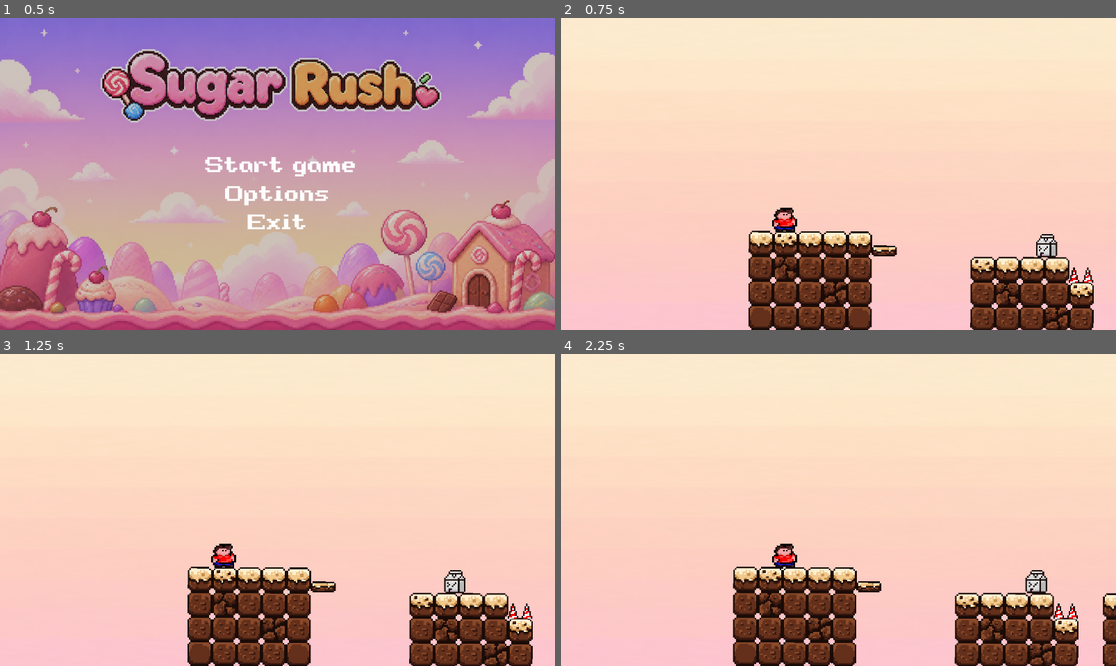
Above: before the commit, frames 1-4 (two rows, left to right).
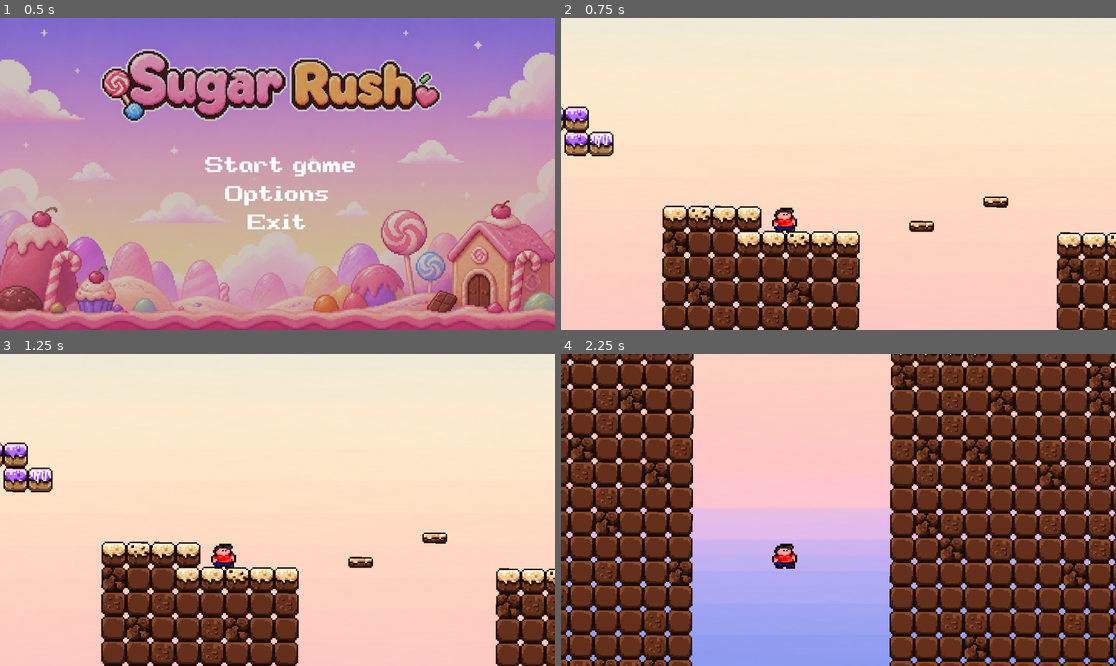
Above: after the commit, the same moments.

Repository: Barnir13/SugarRush
Game: Godot game, scene res://Assets/Scenes/main_menu.tscn
The game is run twice, just before and just after one commit, with the same random seed, the same clock (stepped at 60 frames per second) and the same inputs.
Inputs:
- Up to frame 1 (0.5 s): no input
- Up to frame 2 (0.75 s): click "Start game" at 0.5 s
- Up to frame 3 (1.25 s): no input
- Up to frame 4 (2.25 s): hold Space (jump) 1.28-2.03 s; hold D (move_right) from 1.28 s (still down); tap E (open_use) at 2.1 s

Frame 1 is identical in both runs. In frame 2, 19% of the frame differs, in the area x 0-100%, y 28-100%; in frame 3, 19%; in frame 4, 89%, in the area x 0-100%, y 0-100%.

Commit message:
New enemy added + small changes
Added new 'Turret' enemy still in "Beta" it is not part of the .exe.
I have modified TESTS.md
Added jump and powerup sound

Diff:
--- a/Assets/Scenes/Areas/map_1.tscn
+++ b/Assets/Scenes/Areas/map_1.tscn
@@ -16,71 +16,73 @@
 [ext_resource type="PackedScene" uid="uid://bffjoepv1lh2w" path="res://Assets/Scenes/chekcpoint.tscn" id="12_aqxam"]
 [ext_resource type="PackedScene" uid="uid://rpy67qkxjvqu" path="res://Assets/Scenes/chest.tscn" id="12_wp53d"]
 [ext_resource type="PackedScene" uid="uid://dou1g41a56svu" path="res://Assets/Scenes/waffle.tscn" id="13_ycan5"]
-
-[sub_resource type="Curve2D" id="Curve2D_ip0as"]
+[ext_resource type="PackedScene" uid="uid://c4wrngk1snhw7" path="res://Assets/Scenes/chocolate.tscn" id="14_yxbg1"]
+[ext_resource type="PackedScene" uid="uid://bnbjx8i3818vt" path="res://Assets/Scenes/bullet.tscn" id="15_ciglb"]
+
+[sub_resource type="Curve2D" id="Curve2D_yxbg1"]
 resource_local_to_scene = true
 _data = {
 "points": PackedVector2Array(0, 0, 0, 0, 365.92822, 240.61574, 0, 0, 0, 0, 296.96338, 260.2569)
 }
 point_count = 2
 
-[sub_resource type="Curve2D" id="Curve2D_8jifc"]
+[sub_resource type="Curve2D" id="Curve2D_ciglb"]
 resource_local_to_scene = true
 _data = {
 "points": PackedVector2Array(0, 0, 0, 0, 359.5008, 241.71457, 0, 0, 0, 0, 422.5896, 254.99301)
 }
 point_count = 2
 
-[sub_resource type="Curve2D" id="Curve2D_yxbg1"]
+[sub_resource type="Curve2D" id="Curve2D_ars06"]
 resource_local_to_scene = true
 _data = {
 "points": PackedVector2Array(0, 0, 0, 0, 359.5008, 241.71457, 0, 0, 0, 0, 358.81067, 304.96582)
 }
 point_count = 2
 
-[sub_resource type="Curve2D" id="Curve2D_ciglb"]
+[sub_resource type="Curve2D" id="Curve2D_tuvin"]
 resource_local_to_scene = true
 _data = {
 "points": PackedVector2Array(0, 0, 0, 0, 326.0974, 238.42465, 0, 0, 0, 0, 276.66028, 238.16489)
 }
 point_count = 2
 
-[sub_resource type="Curve2D" id="Curve2D_ars06"]
+[sub_resource type="Curve2D" id="Curve2D_h1t0x"]
 resource_local_to_scene = true
 _data = {
 "points": PackedVector2Array(0, 0, 0, 0, 332.1692, 255, 0, 0, 0, 0, 451.3811, 254.738)
 }
 point_count = 2
 
-[sub_resource type="Curve2D" id="Curve2D_tuvin"]
+[sub_resource type="Curve2D" id="Curve2D_pip7x"]
 resource_local_to_scene = true
 _data = {
 "points": PackedVector2Array(0, 0, 0, 0, 190.43115, 255.98431, 0, 0, 0, 0, 241.55566, 95.95674)
 }
 point_count = 2
 
-[sub_resource type="Curve2D" id="Curve2D_h1t0x"]
+[sub_resource type="Curve2D" id="Curve2D_l01qq"]
 resource_local_to_scene = true
 _data = {
 "points": PackedVector2Array(0, 0, 0, 0, 195.91504, 257, 0, 0, 0, 0, 117.808105, 293)
 }
 point_count = 2
 
-[sub_resource type="Curve2D" id="Curve2D_pip7x"]
+[sub_resource type="Curve2D" id="Curve2D_g0jn2"]
 resource_local_to_scene = true
 _data = {
 "points": PackedVector2Array(0, 0, 0, 0, 292.042, 289.55807, 0, 0, 0, 0, 421.10815, 277.13147)
 }
 point_count = 2
 
-[sub_resource type="Curve2D" id="Curve2D_l01qq"]
+[sub_resource type="Curve2D" id="Curve2D_mekoq"]
 resource_local_to_scene = true
 _data = {
 "points": PackedVector2Array(0, 0, 0, 0, 359.5008, 241.71457, 0, 0, 0, 0, 297.3039, 242.00127)
 }
 point_count = 2
 
-[sub_resource type="Curve2D" id="Curve2D_g0jn2"]
+[sub_resource type="Curve2D" id="Curve2D_hw26w"]
 resource_local_to_scene = true
 _data = {
 "points": PackedVector2Array(0, 0, 0, 0, 189.02927, 2.074936, 0, 0, 0, 0, 236.87112, -27.833542)
@@ -211,15 +213,15 @@
 position = Vector2(17, -10)
 
 [node name="Sprite2D" type="Sprite2D" parent="." unique_id=592832016]
-position = Vector2(1655.5829, -198.39487)
-scale = Vector2(2.495224, 0.75709224)
+position = Vector2(1655.5829, -219.68944)
+scale = Vector2(2.495224, 0.8023518)
 texture = ExtResource("1_ip0as")
 
 [node name="Chest" parent="." unique_id=661221208 instance=ExtResource("12_wp53d")]
 position = Vector2(2337.6953, -374.70648)
 
 [node name="Player" parent="." unique_id=1585269501 instance=ExtResource("2_vle8b")]
-position = Vector2(71.63858, -92.318634)
+position = Vector2(1759.887, -150)
 rotation = 0.0052359877
 
 [node name="platforms tiles" type="Node2D" parent="." unique_id=266946124]
@@ -397,6 +399,12 @@
 [node name="Chekcpoint" parent="Enemies" unique_id=1154004116 instance=ExtResource("12_aqxam")]
 position = Vector2(2124.705, -200.90501)
 
+[node name="chocolate" parent="Enemies" unique_id=2012033146 instance=ExtResource("14_yxbg1")]
+position = Vector2(2216.8076, -192.35971)
+
+[node name="bullet" parent="Enemies/chocolate" unique_id=2010405078 instance=ExtResource("15_ciglb")]
+position = Vector2(15.467682, 248.99019)
+
 [node name="Collectables" type="Node2D" parent="." unique_id=1263789092]
 
 [node name="Cookie2" parent="Collectables" unique_id=1132858967 instance=ExtResource("7_8bq78")]
--- /dev/null
+++ b/Assets/Scenes/bullet.tscn
@@ -0,0 +1,24 @@
+[gd_scene format=3 uid="uid://bnbjx8i3818vt"]
+
+[ext_resource type="Texture2D" uid="uid://ce7uamdpju8kc" path="res://Sprites/chocolate/chocolate_bullet.png" id="1_gbjqq"]
+[ext_resource type="Script" uid="uid://codlhokyb8tt0" path="res://Scripts/bullet.gd" id="1_ry04a"]
+
+[sub_resource type="RectangleShape2D" id="RectangleShape2D_ry04a"]
+size = Vector2(1.9375, 1.921875)
+
+[node name="bullet" type="Area2D" unique_id=2010405078]
+script = ExtResource("1_ry04a")
+
+[node name="Sprite2D" type="Sprite2D" parent="." unique_id=38270478]
+texture = ExtResource("1_gbjqq")
+
+[node name="CollisionShape2D" type="CollisionShape2D" parent="." unique_id=1965249128]
+position = Vector2(0, 0.0078125)
+shape = SubResource("RectangleShape2D_ry04a")
+
+[node name="VisibleOnScreenNotifier2D" type="VisibleOnScreenNotifier2D" parent="." unique_id=42526283]
+position = Vector2(-0.22449589, -0.21202374)
+rect = Rect2(-1, -1, 2.5, 2.5)
+
+[connection signal="body_entered" from="." to="." method="_on_body_entered"]
+[connection signal="screen_exited" from="VisibleOnScreenNotifier2D" to="." method="_on_visible_on_screen_notifier_2d_screen_exited"]
--- /dev/null
+++ b/Assets/Scenes/chocolate.tscn
@@ -0,0 +1,31 @@
+[gd_scene format=3 uid="uid://c4wrngk1snhw7"]
+
+[ext_resource type="Script" uid="uid://ximgdl2xctnj" path="res://Scripts/chocolate.gd" id="1_0w243"]
+[ext_resource type="Texture2D" uid="uid://cue8a5rdxhost" path="res://Sprites/chocolate/chocolate.png" id="1_n4tb6"]
+[ext_resource type="PackedScene" uid="uid://bnbjx8i3818vt" path="res://Assets/Scenes/bullet.tscn" id="2_ko3gr"]
+
+[sub_resource type="RectangleShape2D" id="RectangleShape2D_0w243"]
+size = Vector2(10.984375, 15.96875)
+
+[node name="chocolate" type="CharacterBody2D" unique_id=1332495550]
+collision_layer = 2
+script = ExtResource("1_0w243")
+bullet = ExtResource("2_ko3gr")
+
+[node name="Sprite2D" type="Sprite2D" parent="." unique_id=812454936]
+texture = ExtResource("1_n4tb6")
+
+[node name="Marker2D" type="Marker2D" parent="." unique_id=1885057134]
+position = Vector2(-6.0784616, 0.031380653)
+gizmo_extents = 2.0
+
+[node name="Timer" type="Timer" parent="." unique_id=2047230473]
+wait_time = 1.5
+autostart = true
+
+[node name="VisibleOnScreenNotifier2D" type="VisibleOnScreenNotifier2D" parent="." unique_id=1931100157]
+position = Vector2(-4.8540306, 0.12607765)
+rect = Rect2(-8.468861, -7.8639555, 6.2775803, 15.8321085)
+
+[node name="CollisionShape2D" type="CollisionShape2D" parent="." unique_id=903964131]
+shape = SubResource("RectangleShape2D_0w243")
--- a/Assets/Scenes/milk.tscn
+++ b/Assets/Scenes/milk.tscn
@@ -136,6 +136,8 @@
 sprite_frames = SubResource("SpriteFrames_r32sf")
 animation = &"death"
 autoplay = "walk"
+frame = 9
+frame_progress = 1.0
 
 [node name="Timer" type="Timer" parent="." unique_id=1596698941]
 wait_time = 1.124
--- a/Assets/Scenes/player.tscn
+++ b/Assets/Scenes/player.tscn
@@ -2,6 +2,8 @@
 
 [ext_resource type="Texture2D" uid="uid://c5ccnwrjerusb" path="res://Sprites/player/player..png" id="1_6cd4h"]
 [ext_resource type="Script" uid="uid://dafh548h4pow1" path="res://Scripts/player_control.gd" id="1_7dd06"]
+[ext_resource type="AudioStream" uid="uid://6xjjvcj4obde" path="res://Sounds/powerup.mp3" id="3_38rej"]
+[ext_resource type="AudioStream" uid="uid://g6rpb41lpee5" path="res://Sounds/jump.wav" id="4_t1xgp"]
 
 [sub_resource type="CapsuleShape2D" id="CapsuleShape2D_7dd06"]
 radius = 7.0
@@ -39,3 +41,11 @@
 
 [node name="CollisionShape2D" type="CollisionShape2D" parent="Area2D" unique_id=414003915]
 shape = SubResource("CapsuleShape2D_38rej")
+
+[node name="sfx_powerup" type="AudioStreamPlayer2D" parent="." unique_id=1331766417]
+stream = ExtResource("3_38rej")
+volume_db = -9.0
+
+[node name="sfx_jump" type="AudioStreamPlayer2D" parent="." unique_id=720884699]
+stream = ExtResource("4_t1xgp")
+volume_db = -5.0
--- a/Assets/Scenes/waffle.tscn
+++ b/Assets/Scenes/waffle.tscn
@@ -135,10 +135,8 @@
 [node name="AnimatedSprite2D" type="AnimatedSprite2D" parent="." unique_id=866958946]
 texture_filter = 1
 sprite_frames = SubResource("SpriteFrames_cqicw")
-animation = &"walk"
+animation = &"death"
 autoplay = "walk"
-frame = 2
-frame_progress = 0.40061402
 
 [node name="PatrolTimer" type="Timer" parent="." unique_id=230897094]
 wait_time = 1.0039999999999998
--- /dev/null
+++ b/Scripts/bullet.gd
@@ -0,0 +1,17 @@
+extends Area2D
+
+@export var speed := 150.0
+var direction := Vector2.RIGHT
+
+func _physics_process(delta):
+
+	position += direction * speed * delta
+
+func _on_body_entered(body: Node2D) -> void:
+	if body.is_in_group("Player"):
+		GameManager.respawn_player()
+
+	queue_free()
+
+func _on_visible_on_screen_notifier_2d_screen_exited() -> void:
+	queue_free()
--- /dev/null
+++ b/Scripts/chocolate.gd
@@ -0,0 +1,36 @@
+extends Node2D
+
+@export var bullet : PackedScene
+
+@onready var marker: Marker2D = $Marker2D
+@onready var timer: Timer = $Timer
+@onready var visible_on_screen_notifier_2d: VisibleOnScreenNotifier2D = $VisibleOnScreenNotifier2D
+
+
+func _ready():
+
+	timer.timeout.connect(shoot)
+
+	visible_on_screen_notifier_2d.screen_entered.connect(_on_screen_entered)
+	visible_on_screen_notifier_2d.screen_exited.connect(_on_screen_exited)
+
+	timer.stop()
+
+
+func _on_screen_entered():
+	timer.start()
+
+
+func _on_screen_exited():
+	timer.stop()
+
+
+func shoot():
+
+	var new_bullet = bullet.instantiate()
+
+	get_tree().current_scene.add_child(new_bullet)
+
+	new_bullet.global_position = marker.global_position
+
+	new_bullet.direction = Vector2.LEFT
--- a/Scripts/player_control.gd
+++ b/Scripts/player_control.gd
@@ -23,6 +23,8 @@
 var _speed_id := 0
 
 @onready var spr: Sprite2D = get_node_or_null("Node2D/Sprite2D")
+@onready var sfx_powerup: AudioStreamPlayer2D = $sfx_powerup
+@onready var sfx_jump: AudioStreamPlayer2D = $sfx_jump
 
 func _ready() -> void:
 	add_to_group("Player")
@@ -47,7 +49,7 @@
 		spr.modulate.a = 1.0
 
 func enable_double_jump(duration: float) -> void:
-
+	sfx_powerup.play()
 	_powerup_id += 1
 	var my_id := _powerup_id
 
@@ -64,6 +66,7 @@
 
 func enable_invincibility(duration: float) -> void:
 
+	sfx_powerup.play()
 	_inv_id += 1
 	var my_id := _inv_id
 
@@ -86,6 +89,7 @@
 
 func enable_speed_boost(duration: float, multiplier: float = 1.5) -> void:
 
+	sfx_powerup.play()
 	_speed_id += 1
 	var my_id := _speed_id
 
@@ -101,6 +105,7 @@
 func _input(event):
 
 	if event.is_action_pressed("jump") and jumps_left > 0:
+		sfx_jump.play()
 		velocity.y = jump_power * jump_multiplier
 		jumps_left -= 1
 
Not shown: 1 places in Assets/Scenes/Areas/map_1.tscn that only renumber resources
Not shown, added: Scripts/bullet.gd.uid
Not shown, added: Scripts/chocolate.gd.uid
Not shown, added: Sounds/jump.wav.import
Not shown, added: Sounds/powerup.mp3.import
Binary file added: Sprites/chocolate/chocolate.png
Not shown, added: Sprites/chocolate/chocolate.png.import
Binary file added: Sprites/chocolate/chocolate_bullet.png
Not shown, added: Sprites/chocolate/chocolate_bullet.png.import
Not shown, added: Assets/Scenes/chocolate.tscn784526751.tmp
Not shown, added: Sounds/jump.wav
Not shown, added: Sounds/powerup.mp3
(and 1 more such lines)
